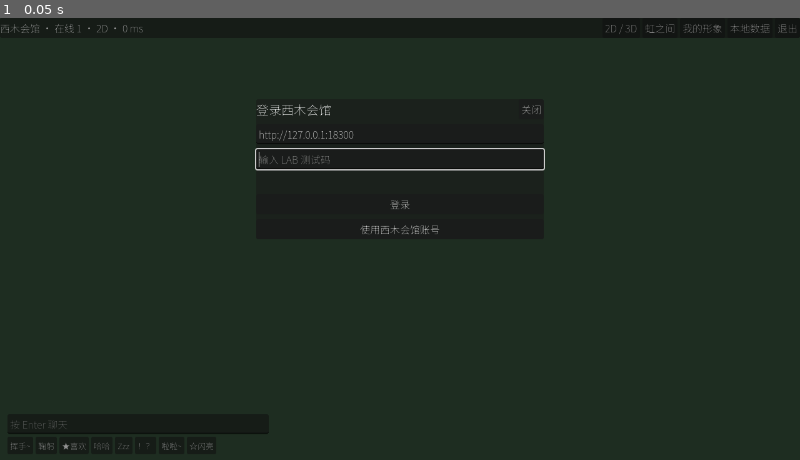
Above: before the commit, frame 1.
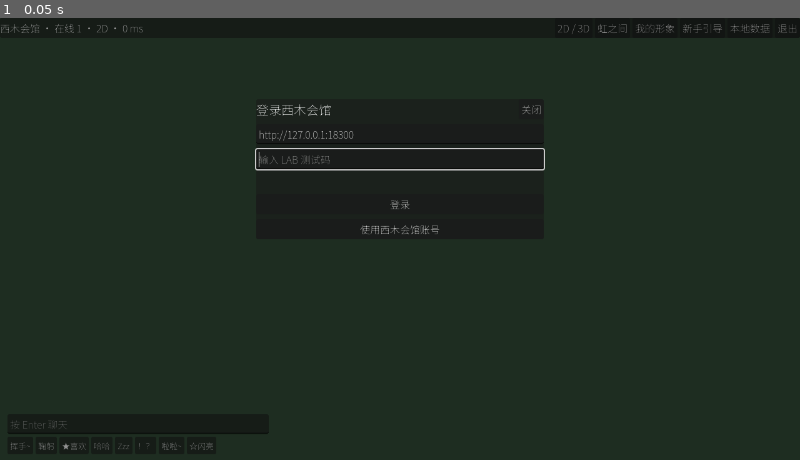
Above: after the commit, the same moment.

Repository: iridescent1208234593-debug/Gate-of-All-Beings
Game: Godot game, scene res://scenes/main.tscn
Same seed, same stepped clock (60 frames per second), same inputs: the game is played once before the commit and once after it.
Inputs:
- Up to frame 1 (0.05 s): no input

The runs differ from the first frame. In frame 1, 0.1% of the frame differs, in the area x 69-91%, y 1-4%.

Commit message:
feat(huiguan-lab): 新人引导「开始生活」
- 服务端：life_guide 表按 LAB 玩家保存进度（Web / Windows / Android 共用），
  welcome 带 guide，新增 guide 消息；引导上线前已有昵称的老玩家记为 veteran。
- 客户端：life_guide.gd 自成一体，外壳只上报事件、登记 HUD 目标。走路、聊天、
  动作、互动、虹之间、灵质空间、2D/3D、园艺、小游戏、手记各在第一次用到时
  出现；玩家刚做的事优先解释；触屏只教本版本真有的控件。顶栏新增「新手引导」
  面板：暂停、继续、重新查看、不需要引导。
- 测试：gateway 测试覆盖进度、重连、玩家隔离与老玩家；两名真实浏览器玩家
  （笔记本键盘 + 手机横屏触屏）端到端 12 项通过。
- docs/ARCHITECTURE.md：协议、事件表与较新客户端线的接入方法。

Diff:
--- /dev/null
+++ b/apps/huiguan-lab/client/scripts/life_guide.gd
@@ -0,0 +1,491 @@
+extends CanvasLayer
+## 新人引导 · 开始生活 (Onboarding Progress, chapter "life").
+##
+## Self-contained: the game shell only reports what the player just did with `on_event()`, and
+## gives the guide a way to find HUD controls with `register_target()`. Every step appears the first
+## time it becomes relevant, explains one thing in one or two lines, and finishes when the player
+## actually does it. Nothing pauses the game or blocks input; the note never covers the centre of the
+## scene. Progress is kept by the LAB server per player (welcome["guide"], message {"t":"guide"}), so
+## Web, Windows and Android share it.
+##
+## Events: welcome, profile_ready, moved(distance), chatted, emoted, near_object(name), interacted,
+## spaces_opened, space_entered(kind), view_toggled(mode), garden_tool(tool), planted,
+## minigame_opened, journal_opened.
+## Steps whose events an older client never sends simply never appear.
+
+signal changed(status: String, seen: Array)
+
+const ALL_REQUIRED := ["move", "chat", "interact", "spaces"]
+const FINISHED := ["completed", "skipped", "veteran"]
+## Notes answering something the player has just done; they take precedence over a waiting suggestion.
+const IN_THE_MOMENT := ["interact", "space-rules", "view", "garden", "minigame", "journal"]
+const PAPER := Color("fbf6e6")
+const INK := Color("24352b")
+const INK_SOFT := Color("4a5a4f")
+const MOSS := Color("3f7d68")
+const SUN := Color("f3d38b")
+
+var status := "new"
+var seen: Array = []
+var font: Font
+var send: Callable                      # func(msg: Dictionary)
+var targets := {}                       # name -> Callable returning Rect2 in viewport coords, or Rect2()
+var touch := false
+var native := false
+## What this client build offers on touch screens. The shell sets these; teaching a control that
+## does not exist would be worse than saying nothing.
+var has_joystick := false
+var has_touch_interact := false
+
+var _root: Control
+var _note: PanelContainer
+var _title: Label
+var _body: Label
+var _try: Label
+var _primary: Button
+var _quiet: Button
+var _skip: Button
+var _light: Control
+var _ring: Control
+var _current := {}                      # the step on screen
+var _queue: Array = []
+var _moved := 0.0
+var _tween: Tween
+var _ring_t := 0.0
+
+
+func setup(p_font: Font, p_send: Callable) -> void:
+	font = p_font
+	send = p_send
+	layer = 15                          # above the HUD, below panels opened by the shell (layer 20)
+	touch = DisplayServer.is_touchscreen_available() or OS.has_feature("mobile")
+	native = not OS.has_feature("web")
+	_build()
+
+
+func _required() -> Array:
+	if touch and not has_touch_interact:
+		return ALL_REQUIRED.filter(func(k): return k != "interact")
+	return ALL_REQUIRED
+
+
+func register_target(name: String, getter: Callable) -> void:
+	targets[name] = getter
+
+
+func apply_server_state(state: Dictionary) -> void:
+	status = str(state.get("status", "new"))
+	seen = Array(state.get("seen", []))
+	changed.emit(status, seen)
+	if is_finished() or status == "paused":
+		_hide()
+
+
+func is_finished() -> bool:
+	return status in FINISHED
+
+
+# ------------------------------------------------------------------ steps
+func _step(key: String) -> Dictionary:
+	var move_how := ("拖动左下角的摇杆，或点一下想去的地方" if has_joystick else "点一下想去的地方") if touch else "用 WASD / 方向键，或点一下想去的地方"
+	var chat_how := "点下面的输入框，写一句话发送" if touch else "按 Enter，写一句话再按 Enter 发送"
+	var act_how := "点屏幕上的「互动」" if touch else "按 E"     # touch without a button never gets this step
+	match key:
+		"move": return {"key": key, "target": "player", "title": "先走两步", "body": "这里是西木会馆的院子。" + move_how + "。", "done_text": "很好，就这样走。"}
+		"chat": return {"key": key, "target": "chat", "title": "和大家打个招呼", "body": "院子里的人都能看到你说的话，头顶也会冒出气泡。" + chat_how + "。", "done_text": "大家都看到了。"}
+		"emote": return {"key": key, "target": "emotes", "title": "不想打字时", "body": "这排动作可以挥手、鞠躬、表示喜欢。点一个试试。", "done_text": "对方会看到你的动作。"}
+		"interact": return {"key": key, "target": "hint", "title": "靠近，就能互动", "body": "身边有能碰的东西时，下面会出现它的名字。" + act_how + "，看看会发生什么。", "done_text": "院子里的东西会记住大家留下的变化。"}
+		"spaces": return {"key": key, "target": "spaces", "title": "还有一扇彩虹门", "body": "院子里的彩虹门通向灵质空间——一条只属于你的独立历史。点上面的「虹之间」看看。", "done_text": "想好了再开辟，不急。"}
+		"space-rules": return {"key": key, "target": "top", "title": "这是你的灵质空间", "body": "它是世界的一条独立历史：只有你邀请的人能进来，你可以暂停或快进它的时间，会馆那边不受影响。随时可以从虹之间回去。", "ack": true}
+		"view": return {"key": key, "target": "view", "title": "同一个世界，两种看法", "body": "2D 和 3D 只是换个角度看，大家站的位置、说的话都一样。" + ("" if touch else "也可以按 F3 切换。"), "ack": true}
+		"garden": return {"key": key, "target": "garden", "title": "种点什么吧", "body": "先放一块泥土，再种下蘑菇；铲子能把自己种的收回成种子。", "ack": true}
+		"minigame": return {"key": key, "target": "minigame", "title": "一起玩一局", "body": "小游戏的房间是大家共用的。人到齐了再开始，中途离开也没关系。", "ack": true}
+		"journal": return {"key": key, "target": "journal", "title": "你的会馆手记", "body": "去过的地方、遇见的生灵和大家的约定都会记在这里，换设备也在。", "ack": true}
+	return {}
+
+
+func on_event(name: String, data = null) -> void:
+	if is_finished() or status == "paused":
+		return
+	match name:
+		"profile_ready", "welcome":
+			if not "move" in seen:
+				_offer("move", 1.2)
+		"moved":
+			_moved += float(data if data != null else 0.0)
+			if _current.get("key", "") == "move" and _moved >= 2.0:
+				_done("move")
+				_offer("chat", 2.2)
+		"chatted":
+			if _current.get("key", "") == "chat" or not "chat" in seen:
+				_done("chat")
+				_offer("emote", 2.0)
+		"emoted":
+			_done("emote")
+		"near_object":
+			if not touch or has_touch_interact:
+				_offer("interact", 0.4)
+		"interacted":
+			_done("interact")
+		"spaces_opened":
+			_done("spaces")
+		"space_entered":
+			if str(data) == "private":
+				_offer("space-rules", 1.0)
+		"view_toggled":
+			_offer("view", 0.6)
+		"garden_tool":
+			_offer("garden", 0.3)
+		"planted":
+			if _current.get("key", "") == "garden":
+				_done("garden")
+		"minigame_opened":
+			_offer("minigame", 0.3)
+		"journal_opened":
+			_offer("journal", 0.3)
+
+
+func _offer(key: String, delay: float) -> void:
+	if key in seen or _queue.has(key) or _current.get("key", "") == key:
+		return
+	_queue.append(key)
+	await get_tree().create_timer(delay).timeout
+	_queue.erase(key)
+	if key in seen or is_finished() or status == "paused":
+		return
+	if not _current.is_empty():
+		var waiting: String = _current.get("key", "")
+		if key in IN_THE_MOMENT and not waiting in IN_THE_MOMENT:
+			# the player just did this: explain it now, the waiting note comes back afterwards
+			_queue.push_front(waiting)
+			_show(_step(key))
+			return
+		_queue.append(key)              # wait for the current note to finish
+		return
+	_show(_step(key))
+
+
+func _done(key: String) -> void:
+	if key in seen:
+		return
+	seen.append(key)
+	if status == "new":
+		status = "active"
+	var msg := {"t": "guide", "seen": [key]}
+	if _required().all(func(k): return k in seen):
+		status = "completed"
+		msg["status"] = "completed"
+	if send.is_valid():
+		send.call(msg)
+	changed.emit(status, seen)
+	# once the everyday basics are done, point at 虹之间
+	if not "spaces" in seen and _required().filter(func(k): return k != "spaces").all(func(k): return k in seen):
+		_offer("spaces", 6.0)
+	if _current.get("key", "") == key:
+		var text: String = _current.get("done_text", "")
+		if text != "":
+			_body.text = text
+			_body.add_theme_color_override("font_color", MOSS)
+			_sprout()
+			await get_tree().create_timer(1.4).timeout
+		if _current.get("key", "") == key:
+			_hide()
+			_next_in_queue()
+
+
+func _next_in_queue() -> void:
+	while not _queue.is_empty():
+		var k: String = _queue.pop_front()
+		if not k in seen:
+			_show(_step(k))
+			return
+
+
+# ------------------------------------------------------------------ menu actions (from the shell's guide panel)
+func pause() -> void:
+	status = "paused"
+	_hide()
+	if send.is_valid(): send.call({"t": "guide", "status": "paused"})
+	changed.emit(status, seen)
+
+
+func resume() -> void:
+	status = "active"
+	if send.is_valid(): send.call({"t": "guide", "status": "active"})
+	changed.emit(status, seen)
+	on_event("welcome")
+
+
+func skip() -> void:
+	status = "skipped"
+	_hide()
+	if send.is_valid(): send.call({"t": "guide", "status": "skipped"})
+	changed.emit(status, seen)
+
+
+func review() -> void:
+	status = "active"
+	seen = []
+	_moved = 0.0
+	if send.is_valid(): send.call({"t": "guide", "reset": true})
+	changed.emit(status, seen)
+	on_event("welcome")
+
+
+func summary() -> String:
+	var names := {"move": "走路", "chat": "聊天", "interact": "互动", "spaces": "虹之间"}
+	var parts: Array = []
+	for k in _required():
+		parts.append(names[k] + ("（已会）" if k in seen else ""))
+	var label := {"new": "还没开始", "active": "进行中", "paused": "已暂停", "completed": "已完成", "skipped": "已跳过", "veteran": "老玩家，已默认完成"}
+	return "%s　%s" % [label.get(status, status), "  ".join(parts)]
+
+
+# ------------------------------------------------------------------ view
+func _build() -> void:
+	_root = Control.new()
+	_root.set_anchors_preset(Control.PRESET_FULL_RECT)
+	_root.mouse_filter = Control.MOUSE_FILTER_IGNORE
+	add_child(_root)
+	_ring = Control.new()
+	_ring.set_anchors_preset(Control.PRESET_FULL_RECT)
+	_ring.mouse_filter = Control.MOUSE_FILTER_IGNORE
+	_ring.draw.connect(_draw_ring)
+	_root.add_child(_ring)
+	_light = Control.new()
+	_light.size = Vector2(36, 36)
+	_light.pivot_offset = Vector2(18, 18)
+	_light.mouse_filter = Control.MOUSE_FILTER_IGNORE
+	_light.draw.connect(_draw_light)
+	_light.visible = false
+	_root.add_child(_light)
+
+	_note = PanelContainer.new()
+	_note.mouse_filter = Control.MOUSE_FILTER_STOP
+	var sb := StyleBoxFlat.new()
+	sb.bg_color = PAPER
+	sb.set_corner_radius_all(12)
+	sb.corner_radius_top_left = 4
+	sb.border_color = Color(0.47, 0.39, 0.24, 0.25)
+	sb.set_border_width_all(1)
+	sb.shadow_color = Color(0, 0, 0, 0.28)
+	sb.shadow_size = 14
+	sb.shadow_offset = Vector2(0, 6)
+	sb.content_margin_left = 18; sb.content_margin_right = 18
+	sb.content_margin_top = 14; sb.content_margin_bottom = 12
+	_note.add_theme_stylebox_override("panel", sb)
+	_note.visible = false
+	_root.add_child(_note)
+	var box := VBoxContainer.new()
+	box.add_theme_constant_override("separation", 6)
+	_note.add_child(box)
+	var head := HBoxContainer.new()
+	box.add_child(head)
+	var kicker := Label.new()
+	kicker.text = "开始生活"
+	kicker.add_theme_font_size_override("font_size", 12)
+	kicker.add_theme_color_override("font_color", Color("8a6a2a"))
+	kicker.size_flags_horizontal = Control.SIZE_EXPAND_FILL
+	head.add_child(kicker)
+	_skip = _flat_button("不需要引导", 12, Color("66716a"))
+	_skip.pressed.connect(skip)
+	head.add_child(_skip)
+	_title = Label.new()
+	_title.add_theme_font_size_override("font_size", 20)
+	_title.add_theme_color_override("font_color", INK)
+	box.add_child(_title)
+	_body = Label.new()
+	_body.autowrap_mode = TextServer.AUTOWRAP_ARBITRARY
+	_body.add_theme_font_size_override("font_size", 15)
+	_body.add_theme_color_override("font_color", INK_SOFT)
+	_body.add_theme_constant_override("line_spacing", 4)
+	box.add_child(_body)
+	_try = Label.new()
+	_try.autowrap_mode = TextServer.AUTOWRAP_ARBITRARY
+	_try.add_theme_font_size_override("font_size", 13)
+	_try.add_theme_color_override("font_color", Color("6a5420"))
+	_try.visible = false
+	box.add_child(_try)
+	var row := HBoxContainer.new()
+	row.add_theme_constant_override("separation", 8)
+	box.add_child(row)
+	_primary = Button.new()
+	_primary.focus_mode = Control.FOCUS_NONE
+	_primary.custom_minimum_size = Vector2(96, 44 if touch else 38)
+	var pb := StyleBoxFlat.new()
+	pb.bg_color = MOSS
+	pb.set_corner_radius_all(22)
+	pb.content_margin_left = 16; pb.content_margin_right = 16
+	_primary.add_theme_stylebox_override("normal", pb)
+	var ph := pb.duplicate(); ph.bg_color = Color("2f6655")
+	_primary.add_theme_stylebox_override("hover", ph)
+	_primary.add_theme_stylebox_override("pressed", ph)
+	_primary.add_theme_color_override("font_color", Color.WHITE)
+	_primary.add_theme_color_override("font_hover_color", Color.WHITE)
+	_primary.pressed.connect(func(): _done(_current.get("key", "")) if _current.get("ack", false) else _dismiss())
+	row.add_child(_primary)
+	var spacer := Control.new()
+	spacer.size_flags_horizontal = Control.SIZE_EXPAND_FILL
+	row.add_child(spacer)
+	_quiet = _flat_button("收起", 14, INK_SOFT)
+	_quiet.custom_minimum_size = Vector2(64, 44 if touch else 38)
+	_quiet.pressed.connect(_dismiss)
+	row.add_child(_quiet)
+	get_viewport().size_changed.connect(_place)
+
+
+func _flat_button(text: String, size: int, color: Color) -> Button:
+	var b := Button.new()
+	b.text = text
+	b.flat = true
+	b.focus_mode = Control.FOCUS_NONE
+	b.add_theme_font_size_override("font_size", size)
+	b.add_theme_color_override("font_color", color)
+	b.add_theme_color_override("font_hover_color", INK)
+	return b
+
+
+func _show(step: Dictionary) -> void:
+	if step.is_empty():
+		return
+	_current = step
+	_title.text = step["title"]
+	_body.text = step["body"]
+	_body.remove_theme_color_override("font_color")
+	_body.add_theme_color_override("font_color", INK_SOFT)
+	_try.visible = false
+	_primary.text = "知道了" if step.get("ack", false) else "好"
+	_note.visible = true
+	_note.modulate.a = 0.0
+	_place()
+	_place.call_deferred()              # once the wrapped text has been measured
+	_light.visible = true
+	var to := _anchor()
+	if _tween: _tween.kill()
+	_tween = create_tween().set_parallel(true)
+	if _light.position == Vector2.ZERO:
+		_light.position = to
+	_tween.tween_property(_light, "position", to, 0.7).set_trans(Tween.TRANS_CUBIC).set_ease(Tween.EASE_IN_OUT)
+	_tween.tween_property(_note, "modulate:a", 1.0, 0.35).set_delay(0.2)
+	_ring_t = 0.0
+	_tween.tween_method(func(v): _ring_t = v; _ring.queue_redraw(), 0.0, 1.0, 0.6).set_delay(0.55)
+
+
+func _dismiss() -> void:
+	# "好 / 收起" on a do-it step: the player has read it; the step stays open to be done later
+	if not _current.get("ack", false) and _current.get("key", "") in ["move", "chat"]:
+		_hide()
+		return
+	_done(_current.get("key", ""))
+	_hide()
+	_next_in_queue()
+
+
+func _hide() -> void:
+	_current = {}
+	if _note:
+		_note.visible = false
+		_light.visible = false
+		_ring_t = 0.0
+		_ring.queue_redraw()
+
+
+func _target_rect() -> Rect2:
+	var t: String = _current.get("target", "")
+	if targets.has(t):
+		var r = targets[t].call()
+		if r is Rect2 and r.size != Vector2.ZERO:
+			return r
+	return Rect2()
+
+
+func _anchor() -> Vector2:
+	var r := _target_rect()
+	var vp := get_viewport().get_visible_rect().size
+	if r.size == Vector2.ZERO:
+		return Vector2(vp.x * 0.5, vp.y * 0.35)
+	var y := r.position.y - 24.0 if r.position.y > 70 else r.end.y + 24.0
+	return Vector2(clampf(r.position.x + minf(28.0, r.size.x * 0.25), 24.0, vp.x - 24.0), y)
+
+
+func _place() -> void:
+	if not _note or not _note.visible:
+		return
+	var vp := get_viewport().get_visible_rect().size
+	var narrow := vp.x < 760.0
+	var w := vp.x - 24.0 if narrow else 340.0
+	_body.custom_minimum_size.x = w - 36.0
+	_try.custom_minimum_size.x = w - 36.0
+	_note.custom_minimum_size = Vector2(w, 0)
+	_note.size = Vector2(w, _note.get_combined_minimum_size().y)
+	# keep the centre of the scene clear: right edge on wide screens, top band on phones
+	if narrow:
+		_note.position = Vector2(12, 56)
+	else:
+		_note.position = Vector2(vp.x - w - 16.0, clampf(vp.y * 0.18, 64.0, 140.0))
+
+
+func _process(delta: float) -> void:
+	if _light and _light.visible:
+		var t := Time.get_ticks_msec() / 1000.0
+		_light.scale = Vector2.ONE * (1.0 + 0.06 * sin(t * 1.8))
+		_light.queue_redraw()
+		if not _tween or not _tween.is_running():
+			var to := _anchor()
+			_light.position = _light.position.lerp(to, minf(1.0, delta * 6.0))
+			_ring.queue_redraw()
+
+
+func _draw_light() -> void:
+	var c := Vector2(18, 18)
+	for i in range(6, 0, -1):
+		_light.draw_circle(c, 3.0 + i * 2.4, Color(1.0, 0.95, 0.7, 0.05 + 0.02 * (6 - i)))
+	_light.draw_circle(c, 5.0, Color("fffdf2"))
+
+
+func _draw_ring() -> void:
+	if _ring_t <= 0.0 or _current.is_empty():
+		return
+	var r := _target_rect()
+	if r.size == Vector2.ZERO:
+		return
+	var vp := get_viewport().get_visible_rect()
+	r = r.grow(8).intersection(vp.grow(-3))
+	# a hand-drawn loop: points round the rectangle with a little wobble, drawn up to _ring_t
+	var pts := PackedVector2Array()
+	var n := 48
+	for i in range(n + 4):
+		var a := float(i) / n
+		var p: Vector2
+		if a < 0.25: p = r.position + Vector2(r.size.x * a * 4.0, 0)
+		elif a < 0.5: p = Vector2(r.end.x, r.position.y + r.size.y * (a - 0.25) * 4.0)
+		elif a < 0.75: p = Vector2(r.end.x - r.size.x * (a - 0.5) * 4.0, r.end.y)
+		elif a <= 1.0: p = Vector2(r.position.x, r.end.y - r.size.y * (a - 0.75) * 4.0)
+		else: p = r.position + Vector2(r.size.x * (a - 1.0) * 4.0, -3.0)
+		p += Vector2(sin(i * 1.7) * 1.4, cos(i * 2.3) * 1.4)
+		pts.append(p)
+	var count := int(pts.size() * _ring_t)
+	if count >= 2:
+		_ring.draw_polyline(pts.slice(0, count), Color(SUN, 0.35), 6.0, true)
+		_ring.draw_polyline(pts.slice(0, count), SUN, 2.2, true)
+
+
+func _sprout() -> void:
+	# two small leaves unfold beside the light: the only "well done" there is
+	var leaf := Control.new()
+	leaf.mouse_filter = Control.MOUSE_FILTER_IGNORE
+	leaf.position = _light.position + Vector2(14, -6)
+	leaf.size = Vector2(28, 28)
+	leaf.pivot_offset = Vector2(0, 28)
+	leaf.scale = Vector2(0.2, 0.2)
+	leaf.rotation = -0.5
+	leaf.draw.connect(func():
+		var body := PackedVector2Array([Vector2(0, 28), Vector2(6, 12), Vector2(16, 3), Vector2(27, 0), Vector2(24, 11), Vector2(15, 22)])
+		leaf.draw_colored_polygon(body, Color("b5d482"))
+		leaf.draw_line(Vector2(0, 28), Vector2(20, 7), Color("5a8f4a"), 1.4, true))
+	_root.add_child(leaf)
+	var tw := create_tween()
+	tw.tween_property(leaf, "scale", Vector2.ONE, 0.55).set_trans(Tween.TRANS_BACK).set_ease(Tween.EASE_OUT)
+	tw.parallel().tween_property(leaf, "rotation", 0.0, 0.55).set_trans(Tween.TRANS_BACK).set_ease(Tween.EASE_OUT)
+	tw.tween_property(leaf, "modulate:a", 0.0, 0.5).set_delay(0.5)
+	tw.tween_callback(leaf.queue_free)
--- a/apps/huiguan-lab/client/scripts/main.gd
+++ b/apps/huiguan-lab/client/scripts/main.gd
@@ -34,6 +34,9 @@
 var pending_upload := false
 var watch_every := 0.0
 var watch_t := 0.0
+var guide                          # life_guide.gd: 新人引导「开始生活」
+var hud_buttons := {}
+var emote_row: Control
 
 
 func _ready() -> void:
@@ -53,6 +56,18 @@
 	layer3d.add_child(view3d)
 	view3d.setup(world, font)
 	_build_hud()
+	guide = load("res://scripts/life_guide.gd").new()
+	add_child(guide)
+	guide.setup(font, func(msg): Net.send(msg))
+	guide.register_target("chat", func(): return chat_input.get_global_rect())
+	guide.register_target("emotes", func(): return emote_row.get_global_rect())
+	guide.register_target("hint", func(): return hint_label.get_global_rect() if hint_label.text != "" else Rect2())
+	guide.register_target("spaces", func(): return hud_buttons["虹之间"].get_global_rect())
+	guide.register_target("view", func(): return hud_buttons["2D / 3D"].get_global_rect())
+	guide.register_target("top", func(): return top_label.get_global_rect())
+	guide.register_target("player", func():
+		var c := get_viewport().get_visible_rect().size * 0.5
+		return Rect2(c + Vector2(-42, -96), Vector2(84, 112)))
 	_apply_view()
 	Net.message.connect(_on_message)
 	Net.state_changed.connect(_on_net_state)
@@ -88,9 +103,10 @@
 	top_label.size_flags_horizontal = Control.SIZE_EXPAND_FILL
 	top_label.text = "西木会馆 LAB"
 	bar.add_child(top_label)
-	for b in [["2D / 3D", _toggle_view], ["虹之间", _open_spaces], ["我的形象", _open_setup], ["本地数据", _open_data], ["退出", _logout]]:
+	for b in [["2D / 3D", _toggle_view], ["虹之间", _open_spaces], ["我的形象", _open_setup], ["新手引导", _open_guide], ["本地数据", _open_data], ["退出", _logout]]:
 		var btn := Button.new()
 		btn.text = b[0]
+		hud_buttons[b[0]] = btn
 		btn.focus_mode = Control.FOCUS_NONE
 		btn.pressed.connect(b[1])
 		bar.add_child(btn)
@@ -116,13 +132,16 @@
 	chat_input.text_submitted.connect(_send_chat)
 	crow.add_child(chat_input)
 	var emotes := HBoxContainer.new()
+	emote_row = emotes
 	left.add_child(emotes)
 	for e in ["wave", "bow", "heart", "laugh", "sleep", "surprise", "music", "sparkle"]:
 		var eb := Button.new()
 		eb.text = EMOTE_TEXT[e]
 		eb.focus_mode = Control.FOCUS_NONE
 		eb.add_theme_font_size_override("font_size", 13)
-		eb.pressed.connect(func(): Net.send({"t": "emote", "id": e}))
+		eb.pressed.connect(func():
+			Net.send({"t": "emote", "id": e})
+			guide.on_event("emoted"))
 		emotes.add_child(eb)
 	hint_label = Label.new()
 	hint_label.set_anchors_preset(Control.PRESET_CENTER_BOTTOM)
@@ -232,7 +251,8 @@
 		Profile.nick = n
 		Profile.save_local()
 		_send_profile()
-		_clear_panels(), "Enter")
+		_clear_panels()
+		guide.on_event("profile_ready"), "Enter")
 	go.add_theme_font_size_override("font_size", 18)
 	setup_panel = box
 
@@ -394,6 +414,27 @@
 func _open_spaces() -> void:
 	Net.send({"t": "spaces"})
 	_render_spaces()
+	guide.on_event("spaces_opened")
+
+
+# ------------------------------------------------------------------ guide panel (pause / resume / review)
+func _open_guide() -> void:
+	var box := _panel("新手引导 · 开始生活", 520)
+	var l := Label.new()
+	l.text = "边玩边学：走路、聊天、互动、虹之间。每样东西第一次用到时，会有一点灵光来提示。
+" + guide.summary()
+	l.autowrap_mode = TextServer.AUTOWRAP_WORD_SMART
+	l.custom_minimum_size = Vector2(480, 0)
+	box.add_child(l)
+	var row := HBoxContainer.new()
+	box.add_child(row)
+	if guide.status == "paused":
+		_add_button(row, "继续引导", func(): _clear_panels(); guide.resume(), "GuideResume")
+	elif not guide.is_finished():
+		_add_button(row, "暂停引导", func(): _clear_panels(); guide.pause(), "GuidePause")
+	_add_button(row, "重新查看", func(): _clear_panels(); guide.review(), "GuideReview")
+	if not guide.is_finished():
+		_add_button(row, "不需要引导", func(): _clear_panels(); guide.skip(), "GuideSkip")
 
 
 func _render_spaces() -> void:
@@ -500,12 +541,15 @@
 				_chat_line(c)
 			if Profile.nick == "" and m.get("nick", "") != "":
 				Profile.nick = m["nick"]
+			guide.apply_server_state(m.get("guide", {}))
 			if Profile.has_profile():
 				_send_profile()
+				guide.on_event("welcome")
 			else:
 				_open_setup()
 			_refresh_top()
 			toast("来到 " + str(m["space"]["title"]))
+			guide.on_event("space_entered", m["space"].get("kind", "public"))
 		"join":
 			world.upsert_player(m["player"])
 			_chat_sys("%s 来了" % (m["player"].get("nick", "") if m["player"].get("nick", "") != "" else "一位旅人"))
@@ -563,6 +607,8 @@
 			world.objects[m["id"]] = m["state"]
 			if m["state"].has("rings"):
 				world.objects[m["id"]]["_rung_at"] = Time.get_ticks_msec() / 1000.0
+		"guide":
+			guide.apply_server_state(m)
 		"board":
 			var box := _panel("会馆告示", 480)
 			var l := Label.new(); l.text = m["text"]; l.autowrap_mode = TextServer.AUTOWRAP_WORD_SMART
@@ -610,6 +656,7 @@
 	text = text.strip_edges()
 	if text != "":
 		Net.send({"t": "chat", "text": text})
+		guide.on_event("chatted")
 	chat_input.text = ""
 	chat_input.release_focus()
 
@@ -630,6 +677,7 @@
 	Profile.save_local()
 	_apply_view()
 	Net.send({"t": "hello_view", "client": Profile.view_mode})
+	guide.on_event("view_toggled", Profile.view_mode)
 
 
 func _apply_view() -> void:
@@ -653,6 +701,7 @@
 			get_viewport().set_input_as_handled()
 		elif event.keycode == KEY_E and near_object != "":
 			Net.send({"t": "interact", "object": near_object})
+			guide.on_event("interacted")
 		elif event.keycode == KEY_F3:
 			_toggle_view()
 
@@ -690,6 +739,7 @@
 		var nxt := world.step_toward(from, step)
 		if nxt == from:
 			move_target = null
+		guide.on_event("moved", from.distance_to(nxt))
 		world.me["x"] = nxt.x; world.me["z"] = nxt.y
 		world.me["dir"] = atan2(wish.y, wish.x)
 		world.me["anim"] = "walk"
@@ -708,11 +758,14 @@
 		if d != null and not world.textures.has(d) and requested_oc.get(pid, "") != d:
 			requested_oc[pid] = d
 			Net.send({"t": "oc_get", "pid": pid})
+	var was_near := near_object
 	near_object = ""
 	for o in world.template.get("objects", []):
 		if Vector2(world.me["x"], world.me["z"]).distance_to(Vector2(o["position"][0], o["position"][2])) <= float(o["radius"]):
 			near_object = o["id"]
 			hint_label.text = "按 E 互动：" + o["name"]
+	if near_object != "" and was_near == "":
+		guide.on_event("near_object", near_object)
 	if near_object == "":
 		hint_label.text = ""
 	if Engine.get_process_frames() % 30 == 0:
@@ -739,7 +792,7 @@
 		"goto": move_target = Vector2(float(parts[1]), float(parts[2])); auto_t = 0.1
 		"chat": Net.send({"t": "chat", "text": parts[1].uri_decode()})
 		"emote": Net.send({"t": "emote", "id": parts[1]})
-		"interact": Net.send({"t": "interact", "object": parts[1]})
+		"interact": Net.send({"t": "interact", "object": parts[1]}); guide.on_event("interacted")
 		"view": Profile.view_mode = parts[1]; _apply_view()
 		"create": Net.send({"t": "space_create"})
 		"enter": Net.send({"t": "space_enter", "space": parts[1]})
@@ -772,6 +825,7 @@
 		"done":
 			_clear_panels()
 			_send_profile()
+			guide.on_event("profile_ready")
 		"report":
 			var seen := {}
 			for pid in world.players:
@@ -782,4 +836,5 @@
 				"me": {"x": snappedf(world.me["x"], 0.01), "z": snappedf(world.me["z"], 0.01)}, "players": seen,
 				"view": Profile.view_mode, "npcs": world.npc_view.size(), "clock": world.clock,
 				"objects": world.objects, "chat": chat_log.get_parsed_text().right(300), "nick": Profile.nick,
-				"oc_bytes": Profile.oc_png.size(), "fps": Engine.get_frames_per_second(), "rtt": Net.rtt_ms}))
+				"oc_bytes": Profile.oc_png.size(), "fps": Engine.get_frames_per_second(), "rtt": Net.rtt_ms,
+				"guide": {"status": guide.status, "seen": guide.seen, "showing": guide._current.get("key", "")}}))
Not shown, added: apps/huiguan-lab/client/scripts/life_guide.gd.uid
Not shown, changed: apps/huiguan-lab/docs/ARCHITECTURE.md
